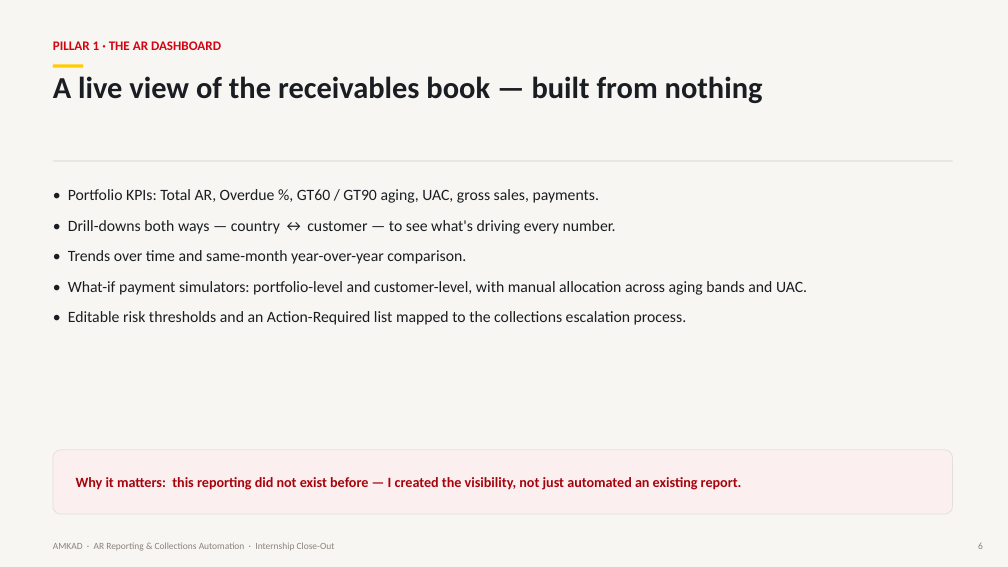
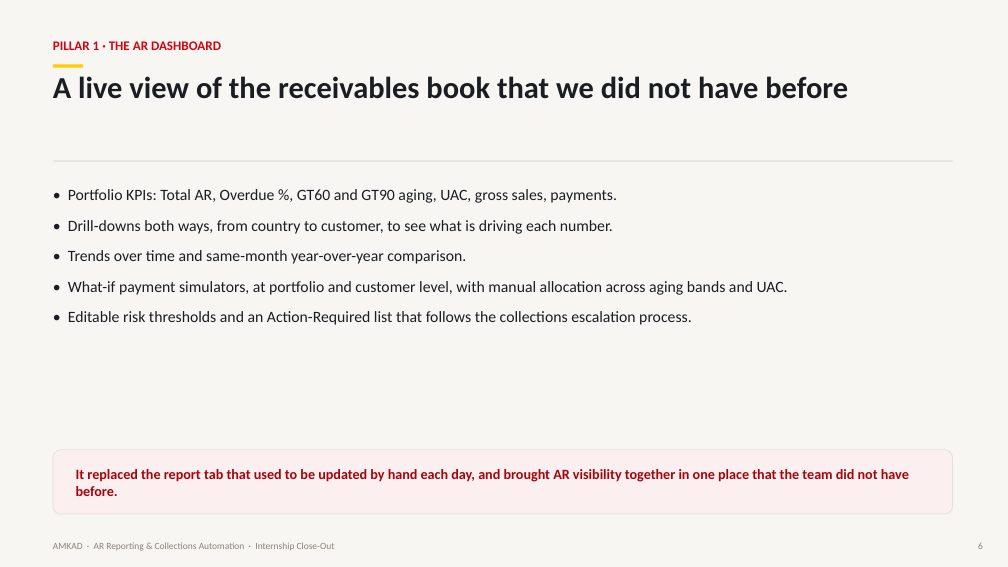
Before and after one commit to jkadadihi/Power-BI-, a slide deck: slide 6 of docs/AMKAD_Internship_Presentation.pptx. Drawn at 1008x567 pixels with LibreOffice and Linux fonts; fonts in the diff are those of the drawing. Boxes give left, top, right and bottom in pixels: in the first picture for what was removed or moved away, otherwise in the second. Text is boxed around its words. In the diff, an @@ line names an element or a change of style, - is before the commit and + after.

```diff
--- a/docs/AMKAD_Internship_Presentation.pptx
+++ b/docs/AMKAD_Internship_Presentation.pptx
@@ text at (53, 76, 848, 99): text changed @@
-A live view of the receivables book — built from nothing
+A live view of the receivables book that we did not have before
@@ text at (68, 189, 617, 234): text changed @@
-• Portfolio KPIs: Total AR, Overdue %, GT60 / GT90 aging, UAC, gross sales, payments.
-• Drill-downs both ways — country ↔ customer — to see what's driving every number.
+• Portfolio KPIs: Total AR, Overdue %, GT60 and GT90 aging, UAC, gross sales, payments.
+• Drill-downs both ways, from country to customer, to see what is driving each number.
@@ text at (68, 281, 788, 325): text changed @@
-• What-if payment simulators: portfolio-level and customer-level, with manual allocation across aging bands and UAC.
-• Editable risk thresholds and an Action-Required list mapped to the collections escalation process.
+• What-if payment simulators, at portfolio and customer level, with manual allocation across aging bands and UAC.
+• Editable risk thresholds and an Action-Required list that follows the collections escalation process.
@@ text at (76, 469, 909, 496): text changed @@
-Why it matters: this reporting did not exist before — I created the visibility, not just automated an existing report.
+It replaced the report tab that used to be updated by hand each day, and brought AR visibility together in one place that the team did not have before.
```
Also in this commit, not shown: 12 other slides changed, 1 other file.
